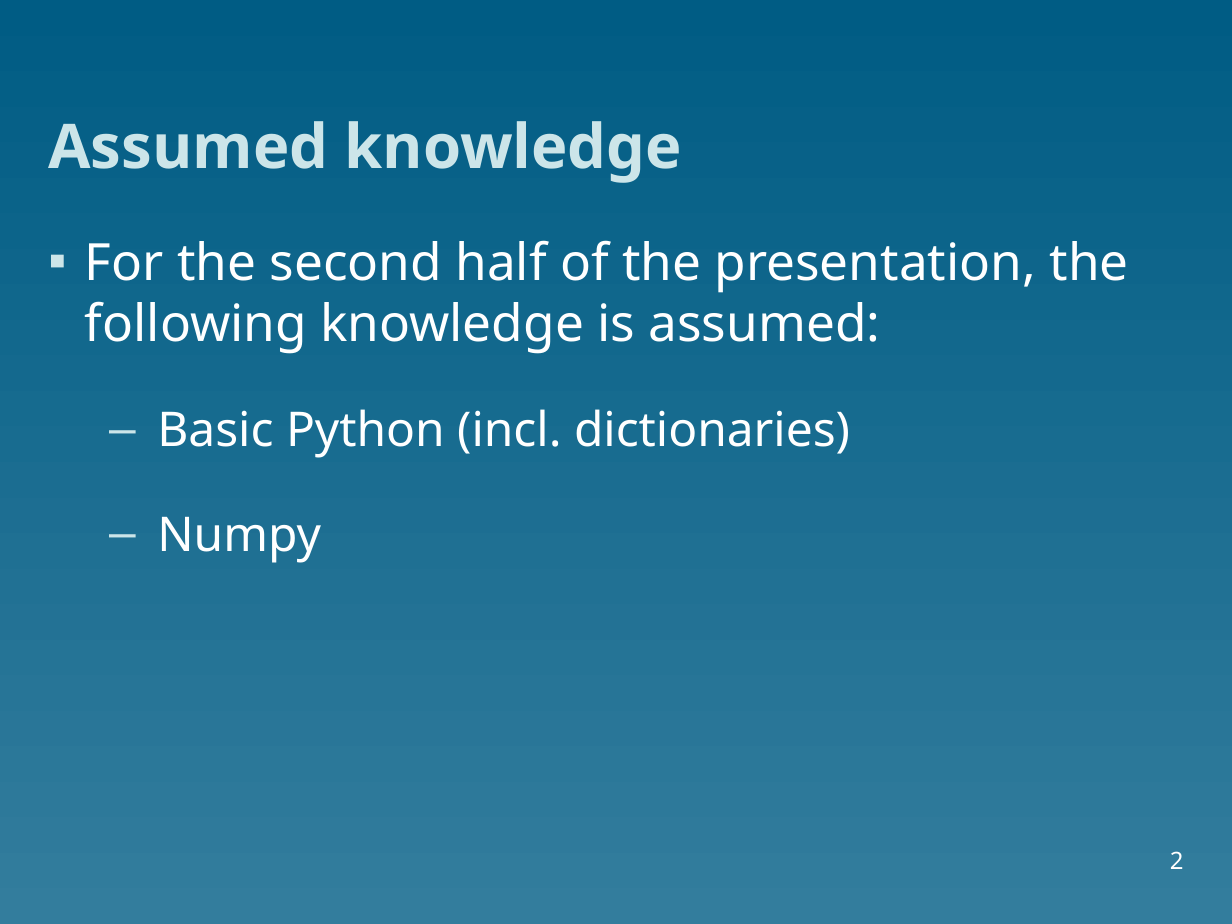
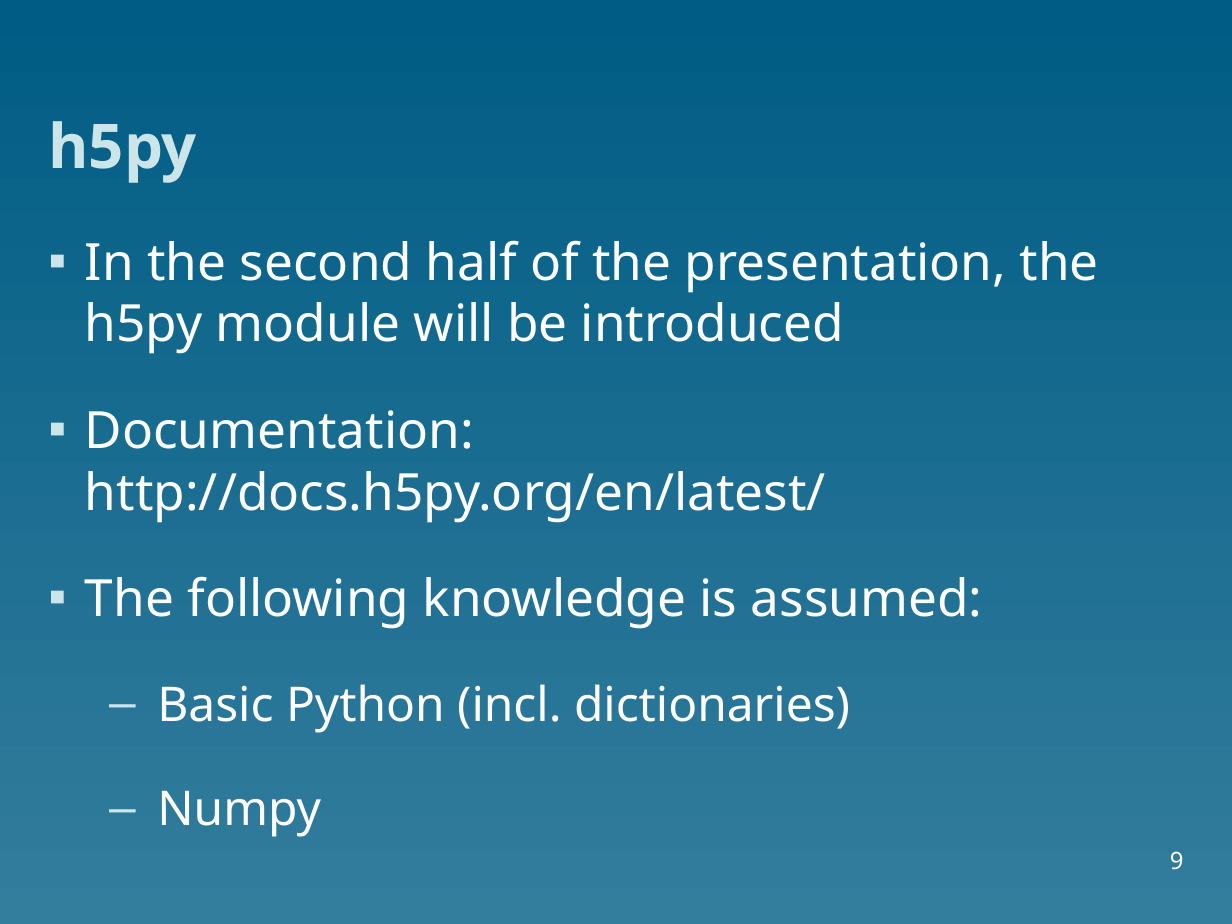
Before and after one commit to christophertacon/Blog, a slide deck: slide 9 of tools-pelican/content/HDF5/slides/HDF5_presentation.ppt (slide 2 before the commit). Drawn at 1232x924 pixels with LibreOffice and Linux fonts; fonts in the diff are those of the drawing. Boxes give left, top, right and bottom in pixels: in the first picture for what was removed or moved away, otherwise in the second. Text is boxed around its words. In the diff, an @@ line names an element or a change of style, - is before the commit and + after.

Commit message:
Updated slides.

```diff
--- a/tools-pelican/content/HDF5/slides/HDF5_presentation.ppt
+++ b/tools-pelican/content/HDF5/slides/HDF5_presentation.ppt
@@ title at <box>48,121,197,183</box>: text changed @@
-Assumed knowledge
+h5py
@@ text at <box>85,240,1099,629</box>: text changed @@
-▪ For the second half of the presentation, the following knowledge is assumed:
+▪ In the second half of the presentation, the h5py module will be introduced
+▪ Documentation: http://docs.h5py.org/en/latest/
+▪ The following knowledge is assumed:
@@ page number at <box>1170,851,1184,870</box>: text changed @@
-2
+9
```
Also in this commit, not shown: 6 other slides changed, 2 slides added, 4 slides removed.
